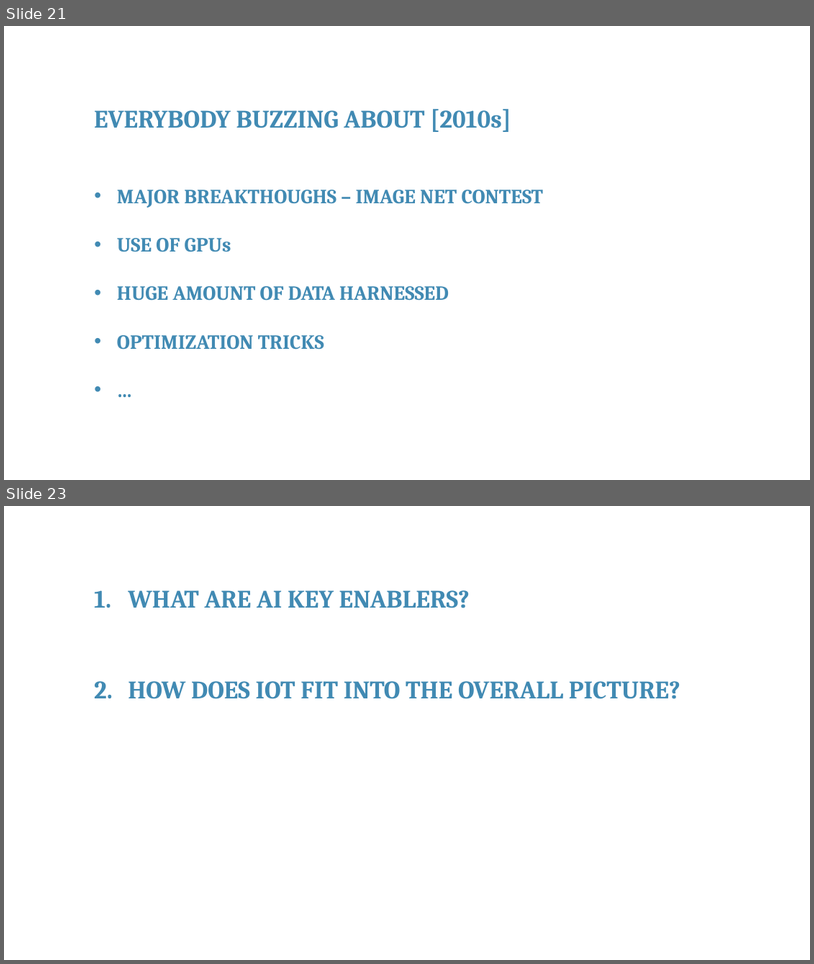
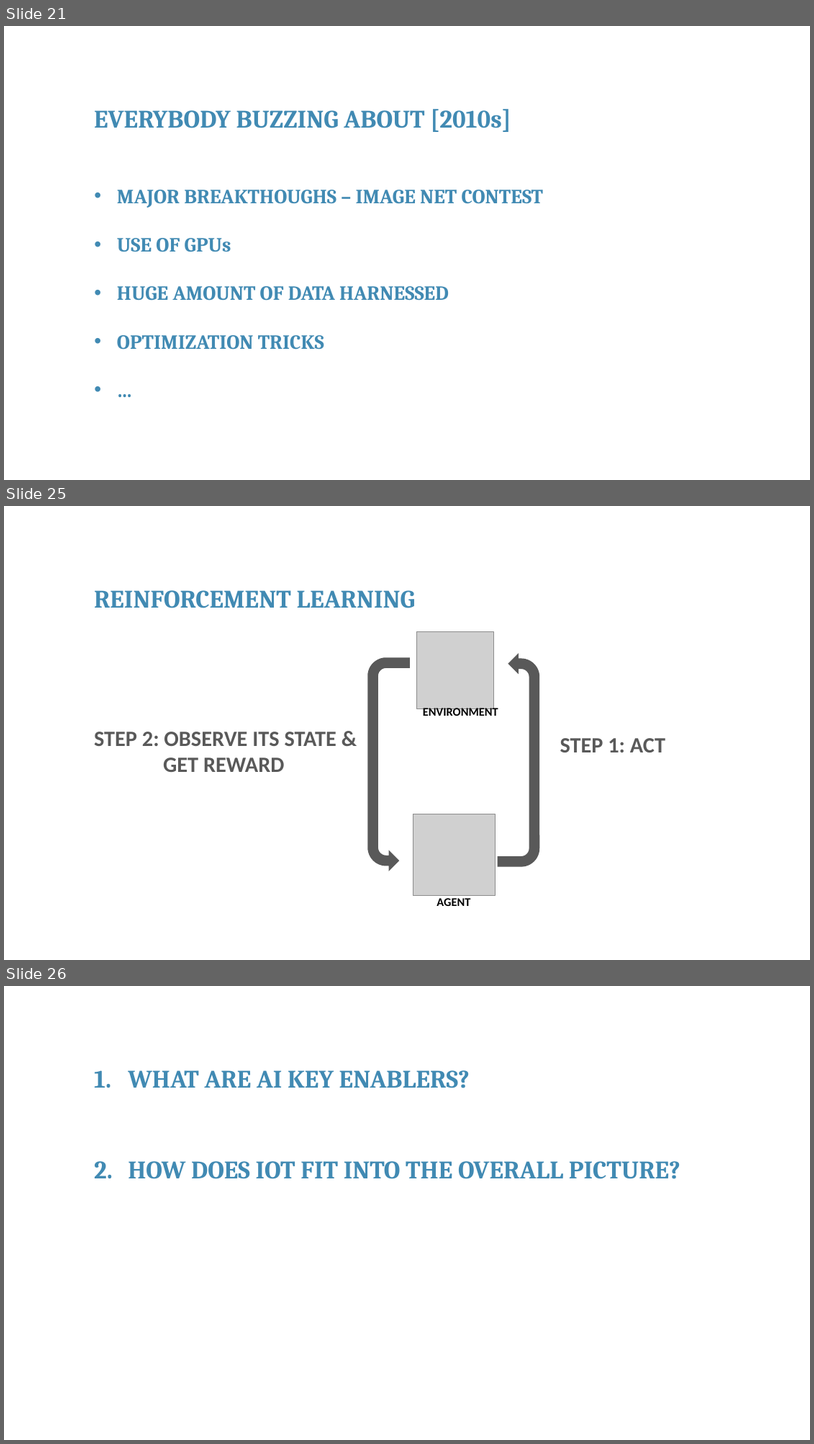
Before and after one commit to franckalbinet/itu-eaco-zanzibar-12-2018, a slide deck: presentations/session-4-intro-to-ai.pptx. Shown one above the other, each under a label of ours: slides 21 and 23 before the commit, slides 21, 25 and 26 after it; the slides between them are not shown. The pictures are 814x964 and 814x1444 pixels, drawn with LibreOffice and Linux fonts; fonts in the diff are those of the drawing; grey boxes stand for pictures; background and template pictures are left out. Boxes give left, top, right and bottom in pixels: in the first picture for what was removed or moved away, otherwise in the second. Text is boxed around its words. In the diff, an @@ line names an element or a change of style, - is before the commit and + after.

```diff
--- a/presentations/session-4-intro-to-ai.pptx
+++ b/presentations/session-4-intro-to-ai.pptx
@@ slide 25 added at [4,506,810,960], background #FFFFFF @@
@@ text added at [94,590,416,608], 30 pt, text #418AB3, bold @@
+REINFORCEMENT LEARNING
@@ picture added at [417,632,494,708] @@
@@ uturn arrow added at [498,654,540,867], fill #595959 @@
@@ uturn arrow added at [368,657,410,871], fill #595959 @@
@@ text added at [423,706,499,719], 14 pt, text #000000, bold @@
+ENVIRONMENT
@@ text added at [94,731,337,772], 26 pt, text #595959, bold @@
+STEP 2: OBSERVE ITS STATE &
+GET REWARD
@@ text added at [561,738,666,752], 26 pt, text #595959, bold @@
+STEP 1: ACT
@@ picture added at [414,814,495,896] @@
@@ text added at [437,898,471,906], 14 pt, text #000000, bold @@
+AGENT
@@ what was slide 23 is now slide 26 @@
```
Also in this commit, not shown: 6 slides changed, 3 other slides added, 1 slide removed, 1 other file.
